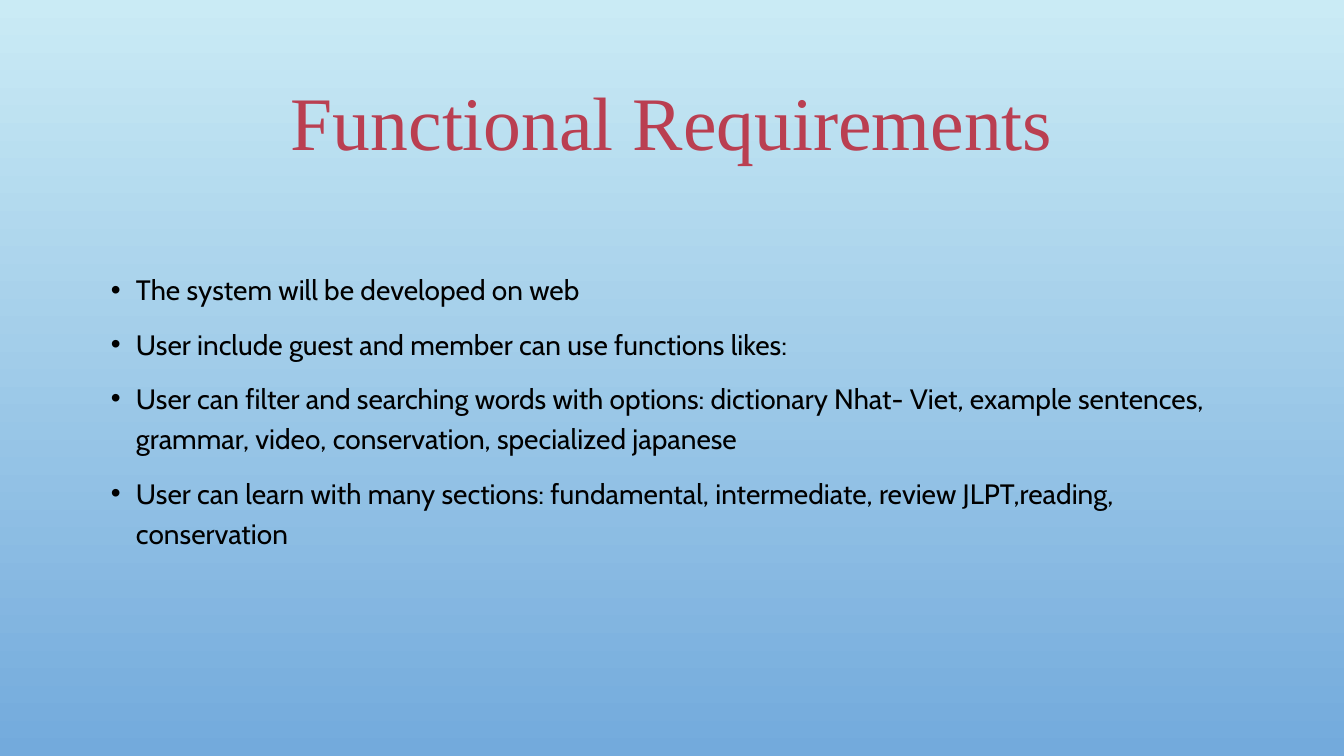
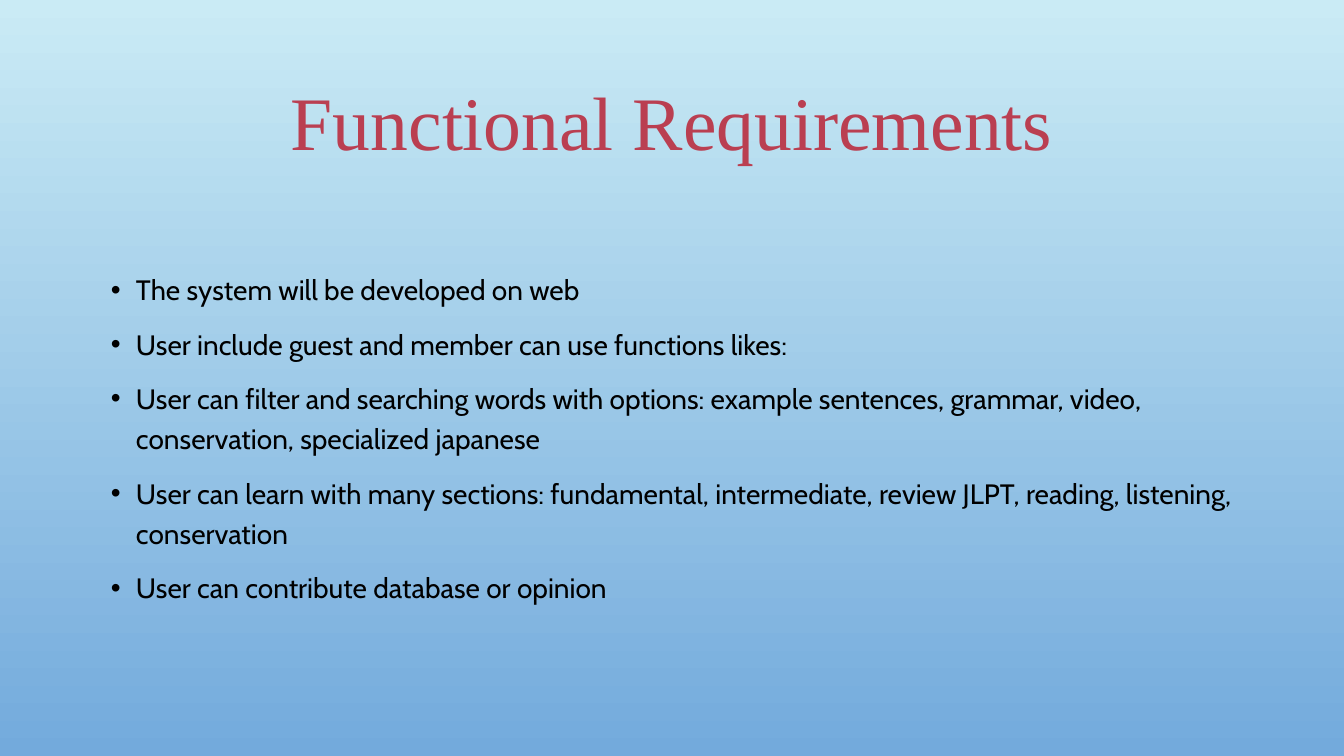
Before and after one commit to sangnvus/japanesedictionary, a slide deck: slide 10 of WIP/Documents/Report 1/UJD_VN_Exammination/UJD_VN_ProjectOverview_v1.0.pptx. Drawn at 1344x756 pixels with LibreOffice and Linux fonts; fonts in the diff are those of the drawing; background and template pictures are left out. Boxes give left, top, right and bottom in pixels: in the first picture for what was removed or moved away, otherwise in the second. Text is boxed around its words. In the diff, an @@ line names an element or a change of style, - is before the commit and + after.

```diff
--- a/WIP/Documents/Report 1/UJD_VN_Exammination/UJD_VN_ProjectOverview_v1.0.pptx
+++ b/WIP/Documents/Report 1/UJD_VN_Exammination/UJD_VN_ProjectOverview_v1.0.pptx
@@ text at [136, 388, 1231, 605]: text changed @@
-• User can filter and searching words with options: dictionary Nhat- Viet, example sentences, grammar, video, conservation, specialized japanese
-• User can learn with many sections: fundamental, intermediate, review JLPT,reading, conservation
+• User can filter and searching words with options: example sentences, grammar, video, conservation, specialized japanese
+• User can learn with many sections: fundamental, intermediate, review JLPT, reading, listening, conservation
+• User can contribute database or opinion
```
Also in this commit, not shown: 4 other slides changed, 1 slide removed.
